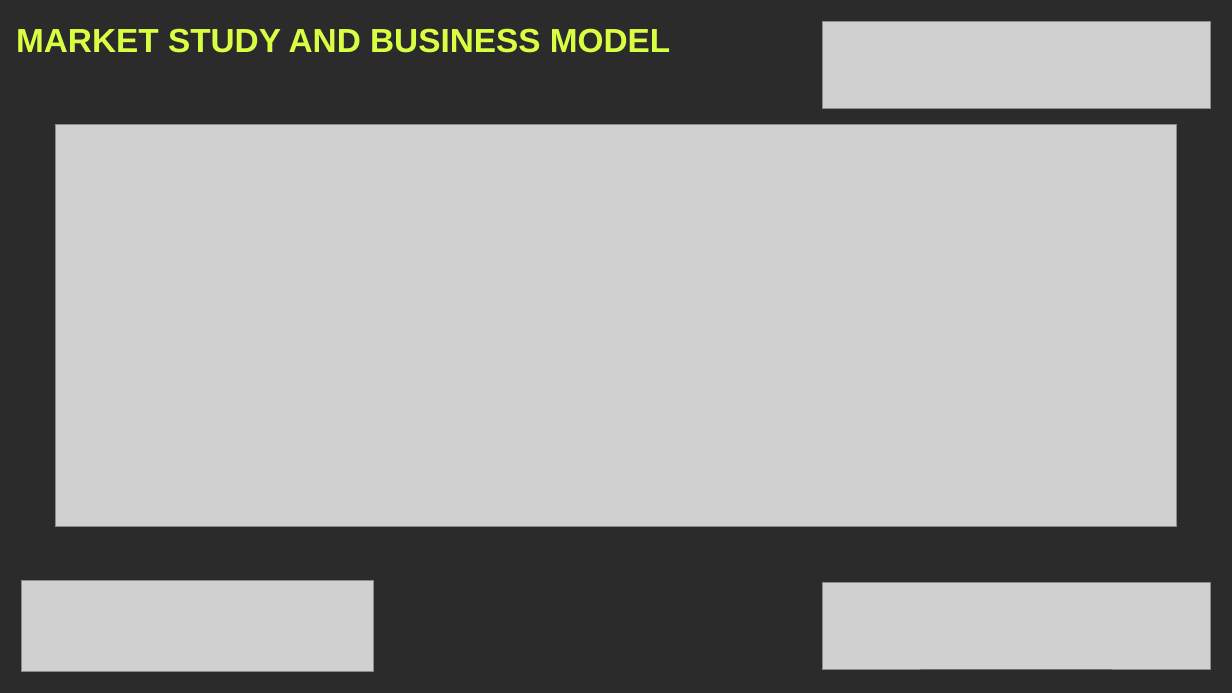
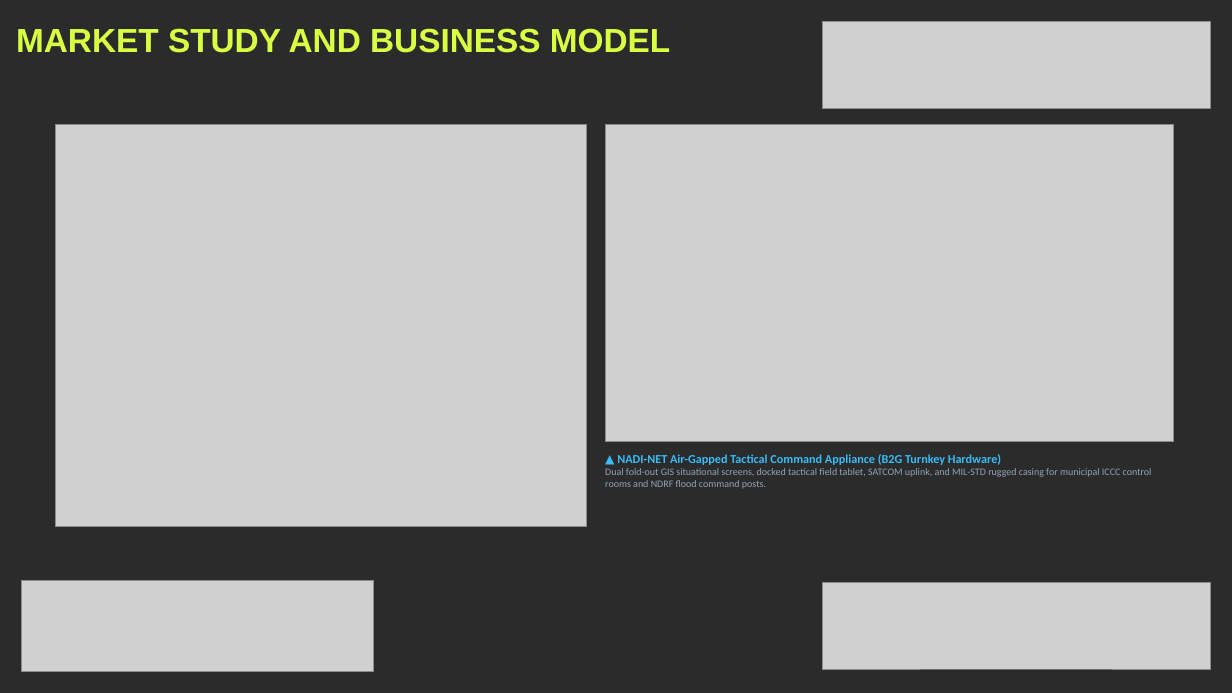
Before and after one commit to Vishnu-3727/nadi-net, a slide deck: slide 6 of NADI_NET_K_HACKS_Presentation.pptx. Drawn at 1232x693 pixels with LibreOffice and Linux fonts; fonts in the diff are those of the drawing; grey boxes stand for pictures; background and template pictures are left out; a plain dark background stands for a picture behind light text. Boxes give left, top, right and bottom in pixels: in the first picture for what was removed or moved away, otherwise in the second. Text is boxed around its words. In the diff, an @@ line names an element or a change of style, - is before the commit and + after.

```diff
--- a/NADI_NET_K_HACKS_Presentation.pptx
+++ b/NADI_NET_K_HACKS_Presentation.pptx
@@ picture: place and size @@
-picture at (55,125,1177,527)
+picture at (55,125,587,527)
@@ picture added at (605,125,1174,442) @@
@@ text added at (605,454,1152,489), 7.8 pt, text #94A3B8 @@
+▲ NADI-NET Air-Gapped Tactical Command Appliance (B2G Turnkey Hardware)
+Dual fold-out GIS situational screens, docked tactical field tablet, SATCOM uplink, and MIL-STD rugged casing for municipal ICCC control rooms and NDRF flood command posts.
```
Also in this commit, not shown: 2 other slides changed.
